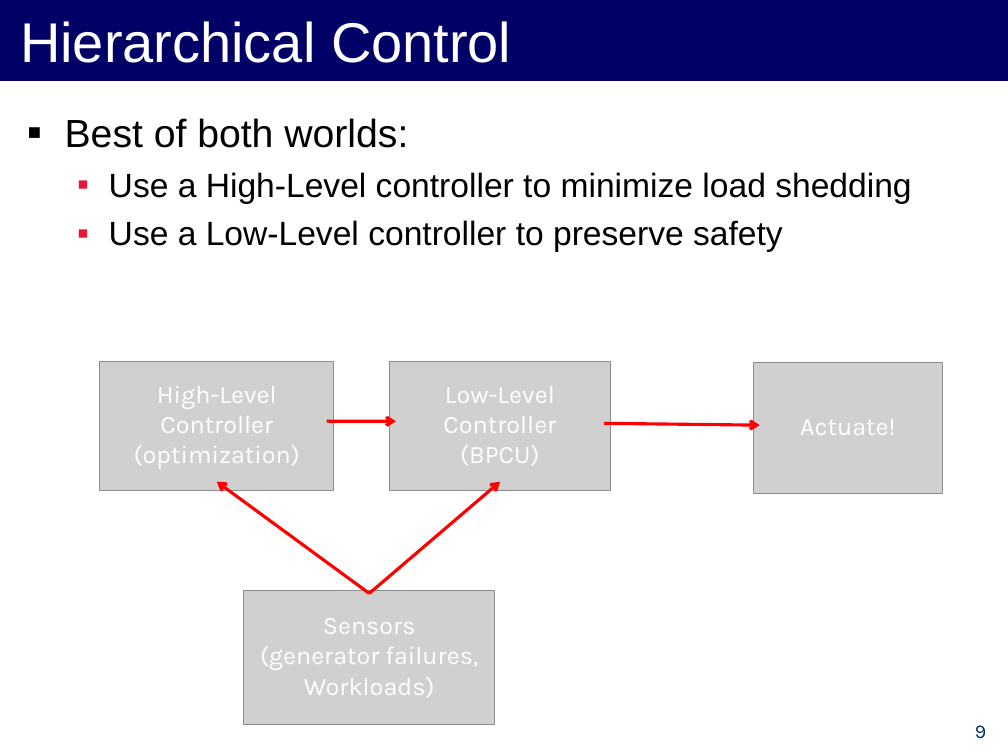
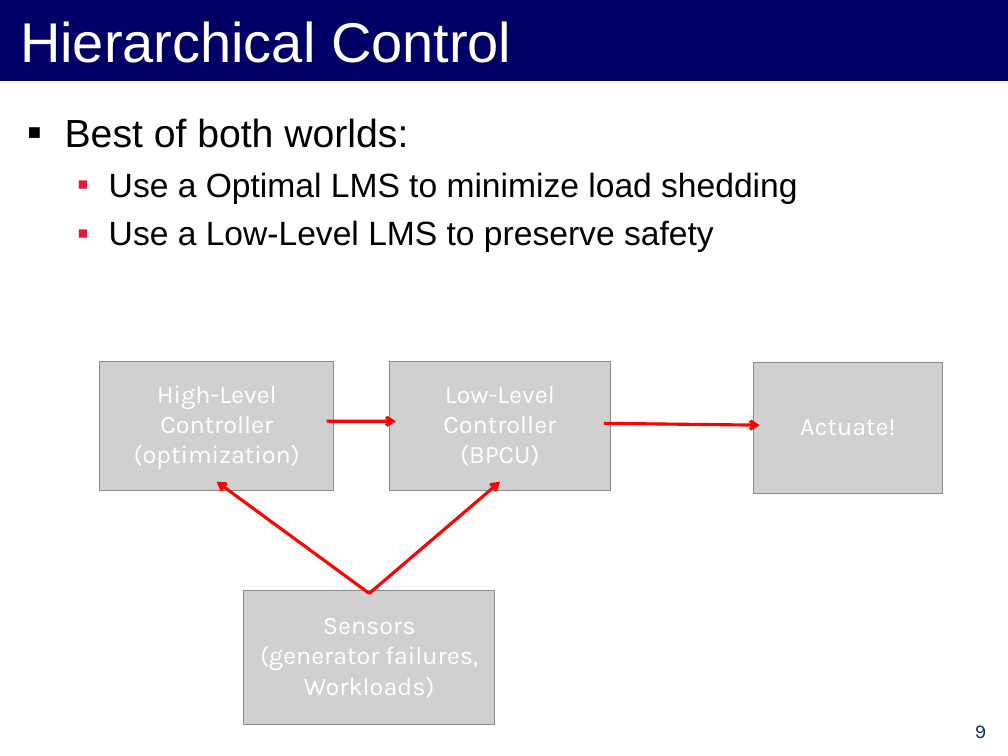
Before and after one commit to forresti/optimal_load_management, a slide deck: slide 9 of project/12-3-12_Presentation.ppt. Drawn at 1008x756 pixels with LibreOffice and Linux fonts; fonts in the diff are those of the drawing; grey boxes stand for pictures. Boxes give left, top, right and bottom in pixels: in the first picture for what was removed or moved away, otherwise in the second. Text is boxed around its words. In the diff, an @@ line names an element or a change of style, - is before the commit and + after.

Commit message:
renaming some stuff... 'high-level controller' -> 'optimal LMS'.

```diff
--- a/project/12-3-12_Presentation.ppt
+++ b/project/12-3-12_Presentation.ppt
@@ text at <box>109,172,797,252</box>: text changed @@
-  ▪ Use a High-Level controller to minimize load shedding
-  ▪ Use a Low-Level controller to preserve safety
+  ▪ Use a Optimal LMS to minimize load shedding
+  ▪ Use a Low-Level LMS to preserve safety
```
Also in this commit, not shown: 7 other slides changed.
